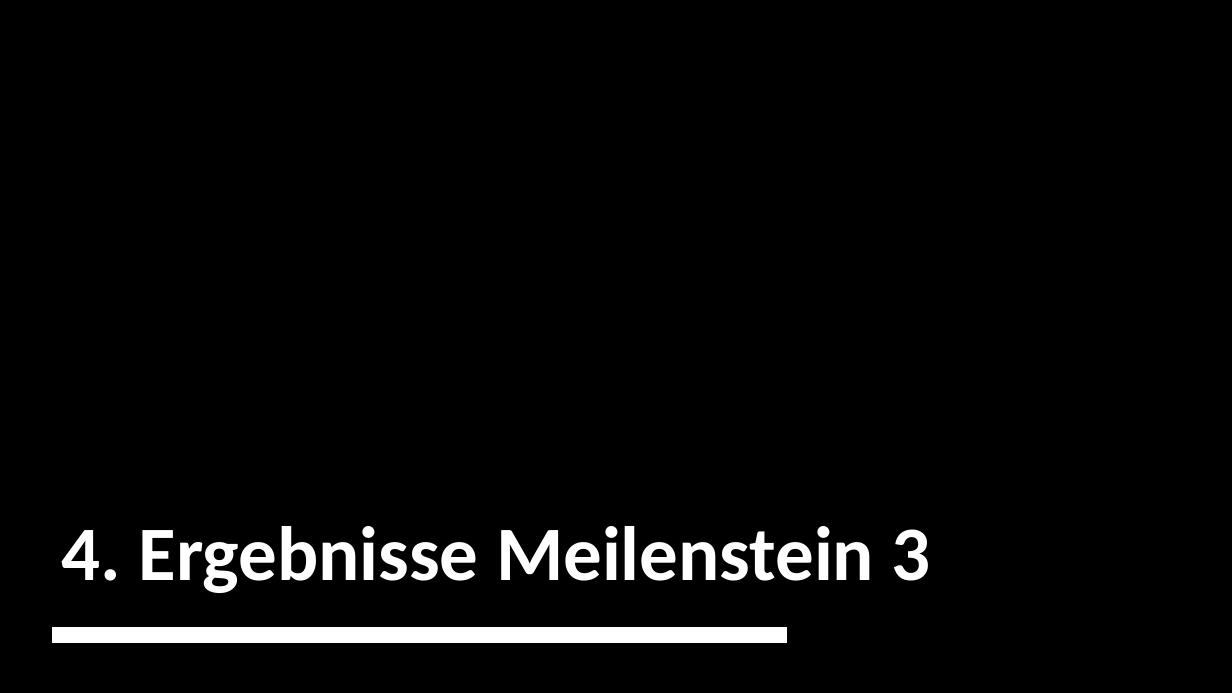
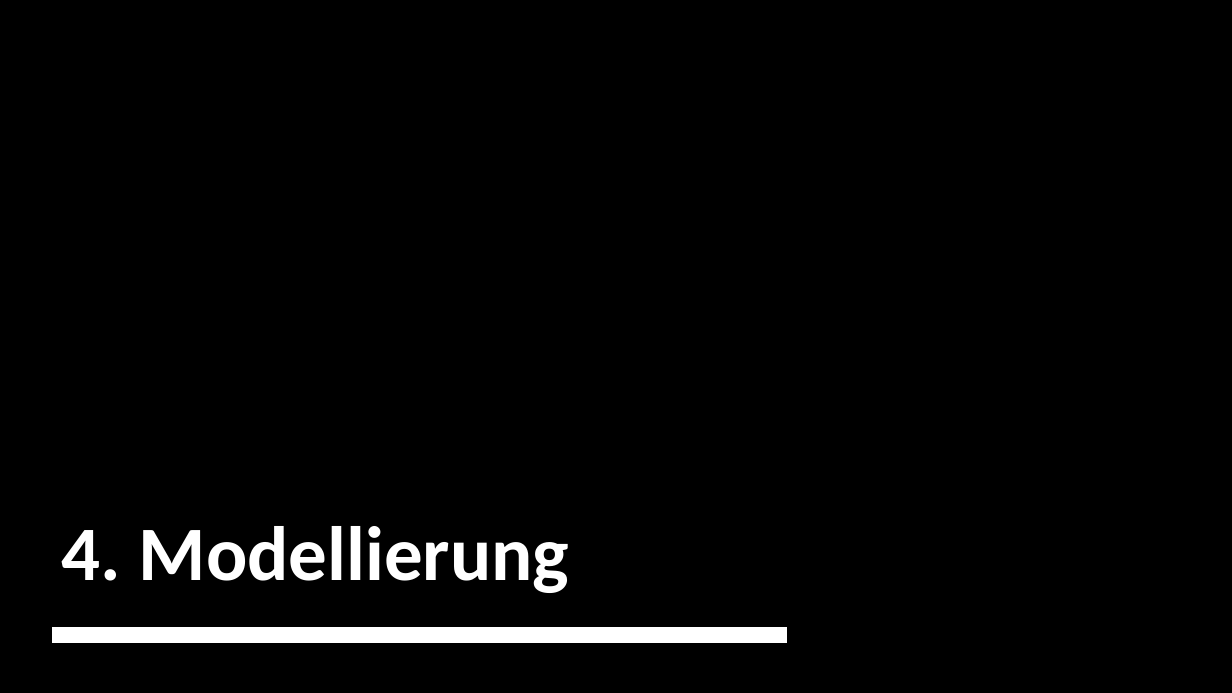
Before and after one commit to zurdavid/projektpraktikum-datascience, a slide deck: slide 48 of präsentationen/Abschlusspräsentation_Entwurf.pptx. Drawn at 1232x693 pixels with LibreOffice and Linux fonts; fonts in the diff are those of the drawing. Boxes give left, top, right and bottom in pixels: in the first picture for what was removed or moved away, otherwise in the second. Text is boxed around its words. In the diff, an @@ line names an element or a change of style, - is before the commit and + after.

```diff
--- a/präsentationen/Abschlusspräsentation_Entwurf.pptx
+++ b/präsentationen/Abschlusspräsentation_Entwurf.pptx
@@ title at box(62, 526, 569, 593): text changed @@
-4. Ergebnisse Meilenstein 3
+4. Modellierung
```
Also in this commit, not shown: 1 other slide changed, 1 other file.
